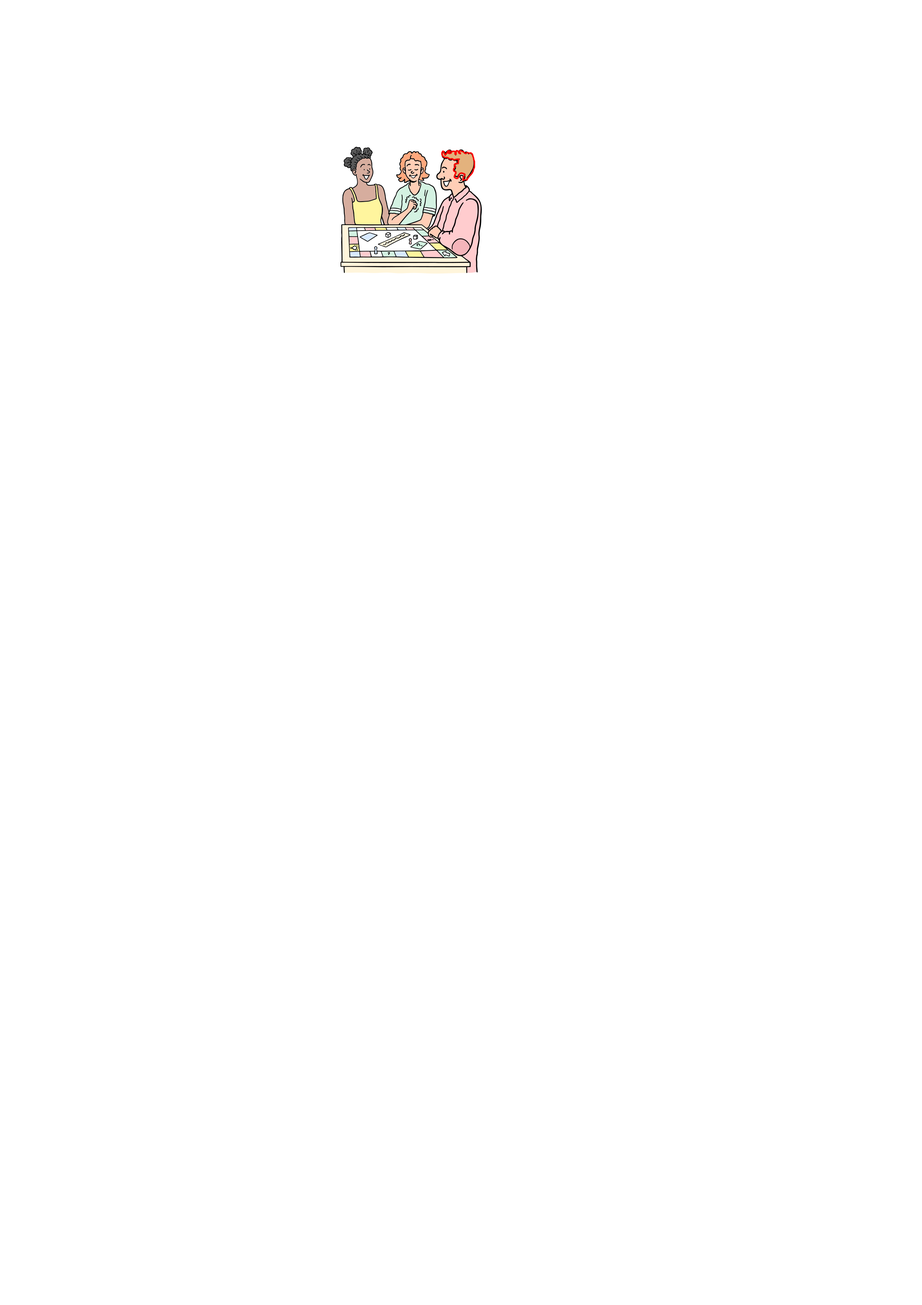
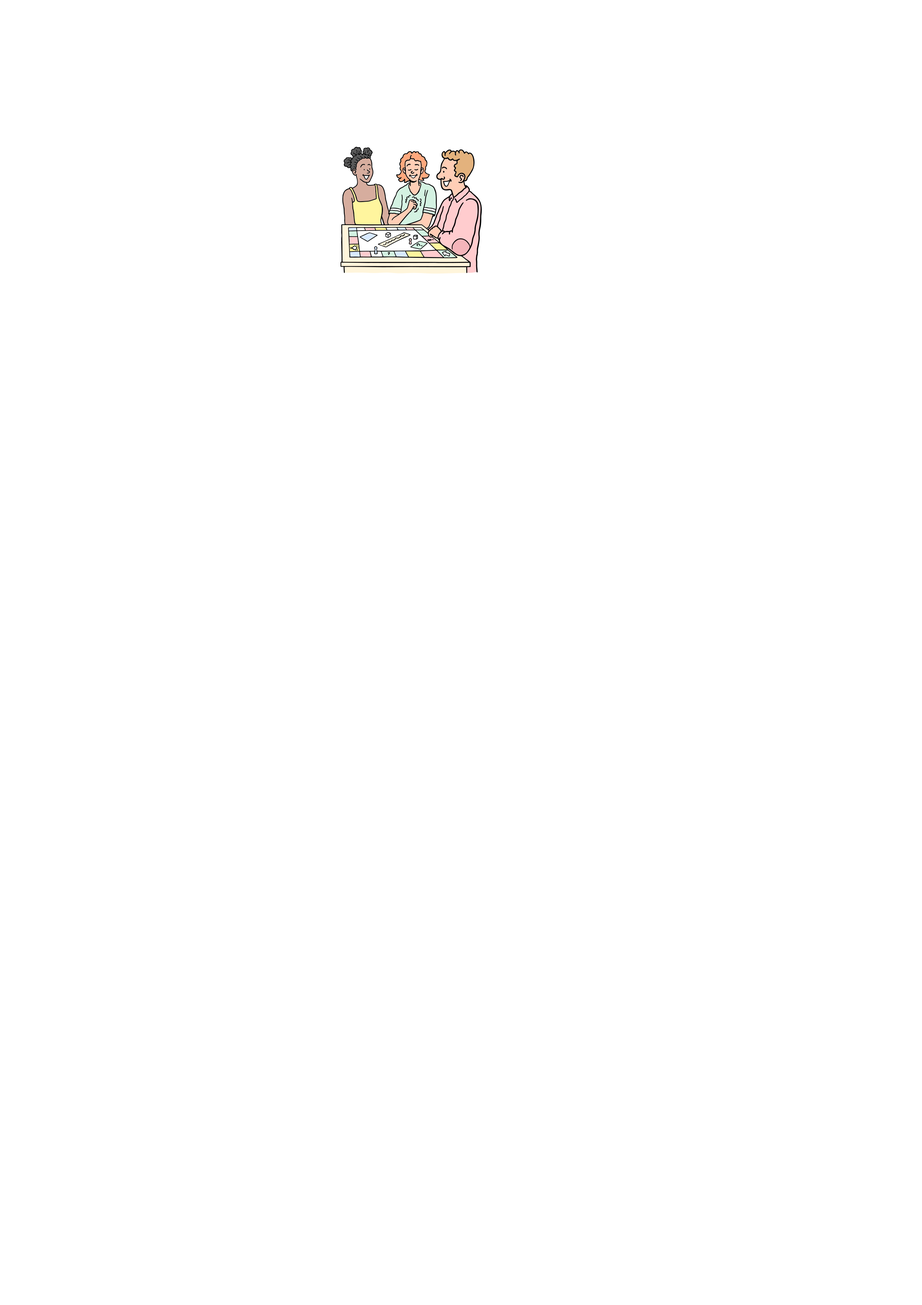
Before/after of a 922x1305 layered artwork. What changed in the layer stack:
removed layer "Paint Layer 2" over [441, 149, 476, 182]
